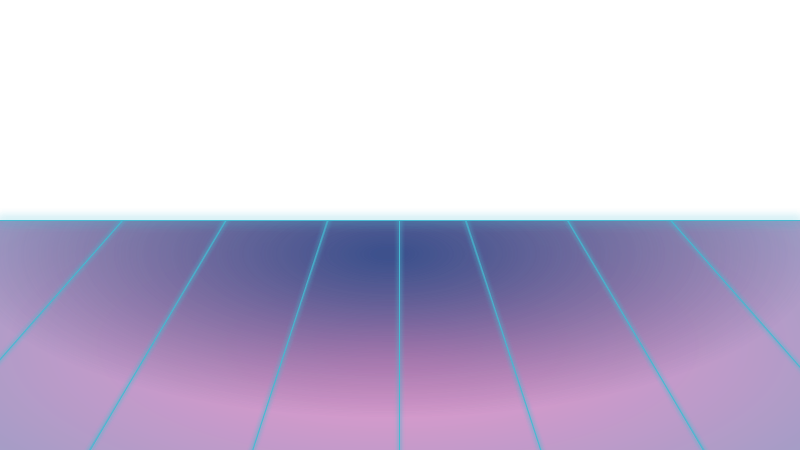
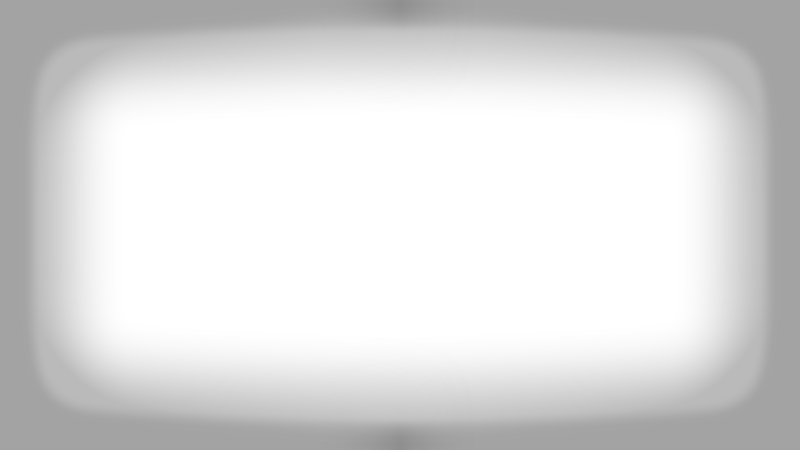
Layer changes from the first 800x450 image to the second:
added layer "Layer 3 copy" (36%) above "Layer 3" over [400, 0, 800, 450]
added layer "Layer 3" (36%) above "Layer 0" over [0, 0, 400, 450]
hid "Layer 1" over [0, 208, 800, 450]
